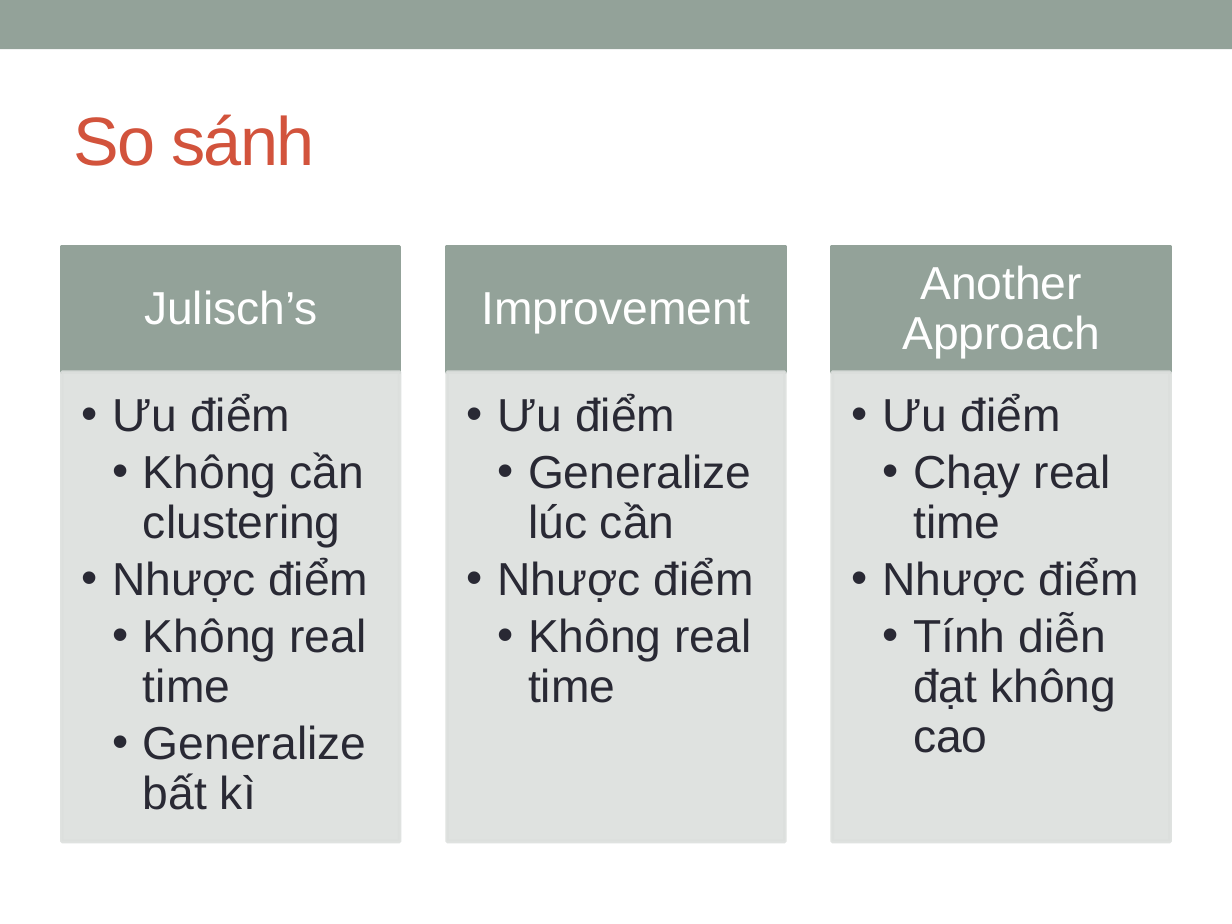
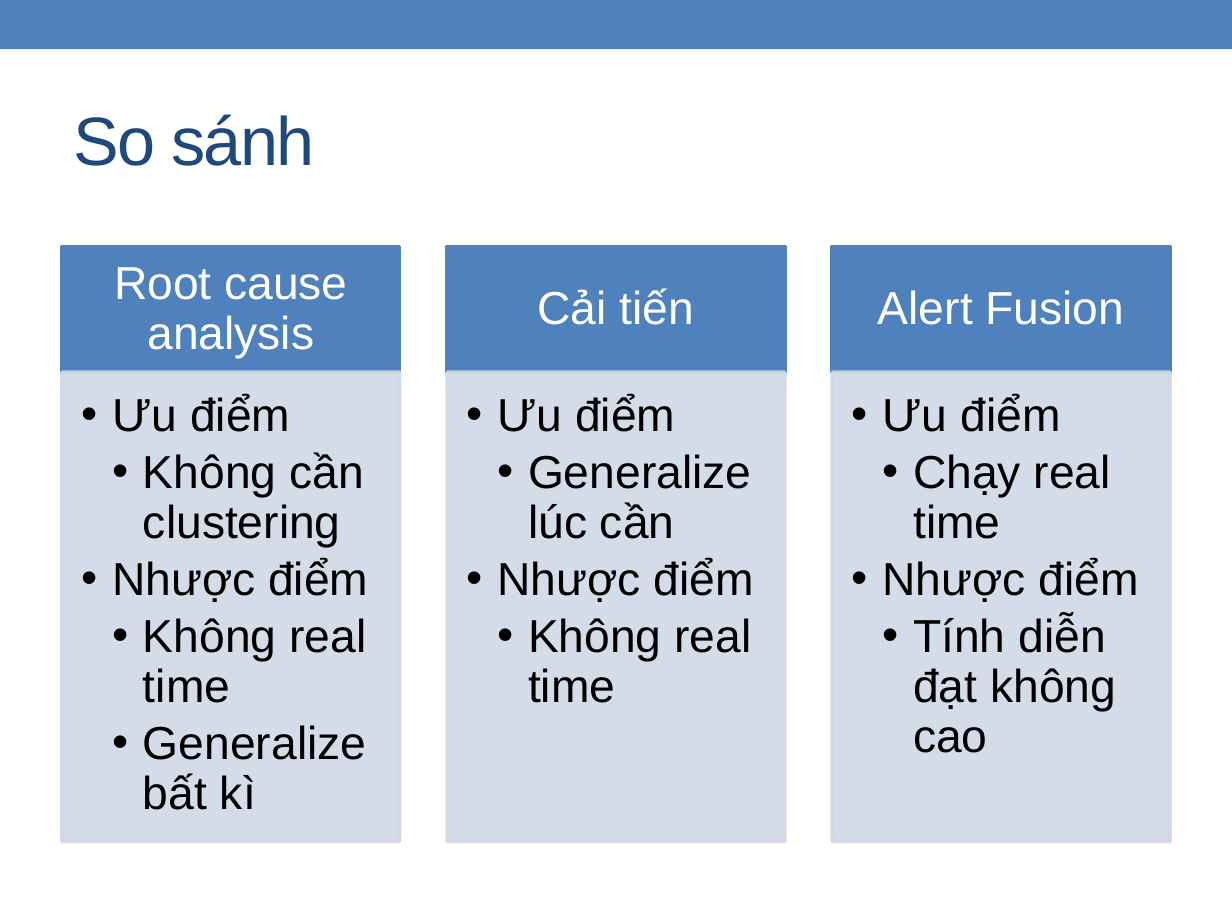
Before and after one commit to zedster27/secviz, a slide deck: slide 26 of branches/C.Thang/Baocao15.1.pptx (slide 23 before the commit). Drawn at 1232x924 pixels with LibreOffice and Linux fonts; fonts in the diff are those of the drawing. Boxes give left, top, right and bottom in pixels: in the first picture for what was removed or moved away, otherwise in the second. Text is boxed around its words. In the diff, an @@ line names an element or a change of style, - is before the commit and + after.

```diff
--- a/branches/C.Thang/Baocao15.1.pptx
+++ b/branches/C.Thang/Baocao15.1.pptx
@@ rectangle at (x1=0, y1=0, x2=1232, y2=49): fill #93A299 to #4F81BD @@
@@ title "So sánh" at (x1=74, y1=114, x2=314, y2=166): text colour #D2533C to #1F497D @@
@@ text at (x1=114, y1=267, x2=347, y2=359): text changed @@
-Julisch’s
+Root cause analysis
@@ fill #93A299 to #4F81BD; outline #93A299 2.08 pt to #4F81BD 2.08 pt in 3 elements at (x1=62, y1=246, x2=399, y2=372), (x1=447, y1=246, x2=785, y2=372), (x1=832, y1=246, x2=1169, y2=372) @@
@@ text at (x1=538, y1=288, x2=694, y2=325): text changed @@
-Improvement
+Cải tiến
@@ text at (x1=878, y1=290, x2=1125, y2=325): text changed @@
-Another Approach
+Alert Fusion
@@ text colour #292934 to #000000 in 3 elements at (x1=112, y1=395, x2=368, y2=810), (x1=497, y1=395, x2=753, y2=703), (x1=882, y1=395, x2=1139, y2=753) @@
@@ fill #DCE0DE at 90% opacity to #D0D8E8 at 90% opacity; outline #DCE0DE 2.08 pt to #D0D8E8 2.08 pt in 3 elements at (x1=62, y1=372, x2=399, y2=841), (x1=447, y1=372, x2=785, y2=841), (x1=832, y1=372, x2=1169, y2=841) @@
```
Also in this commit, not shown: 23 other slides changed, 8 slides added, 5 slides removed.
